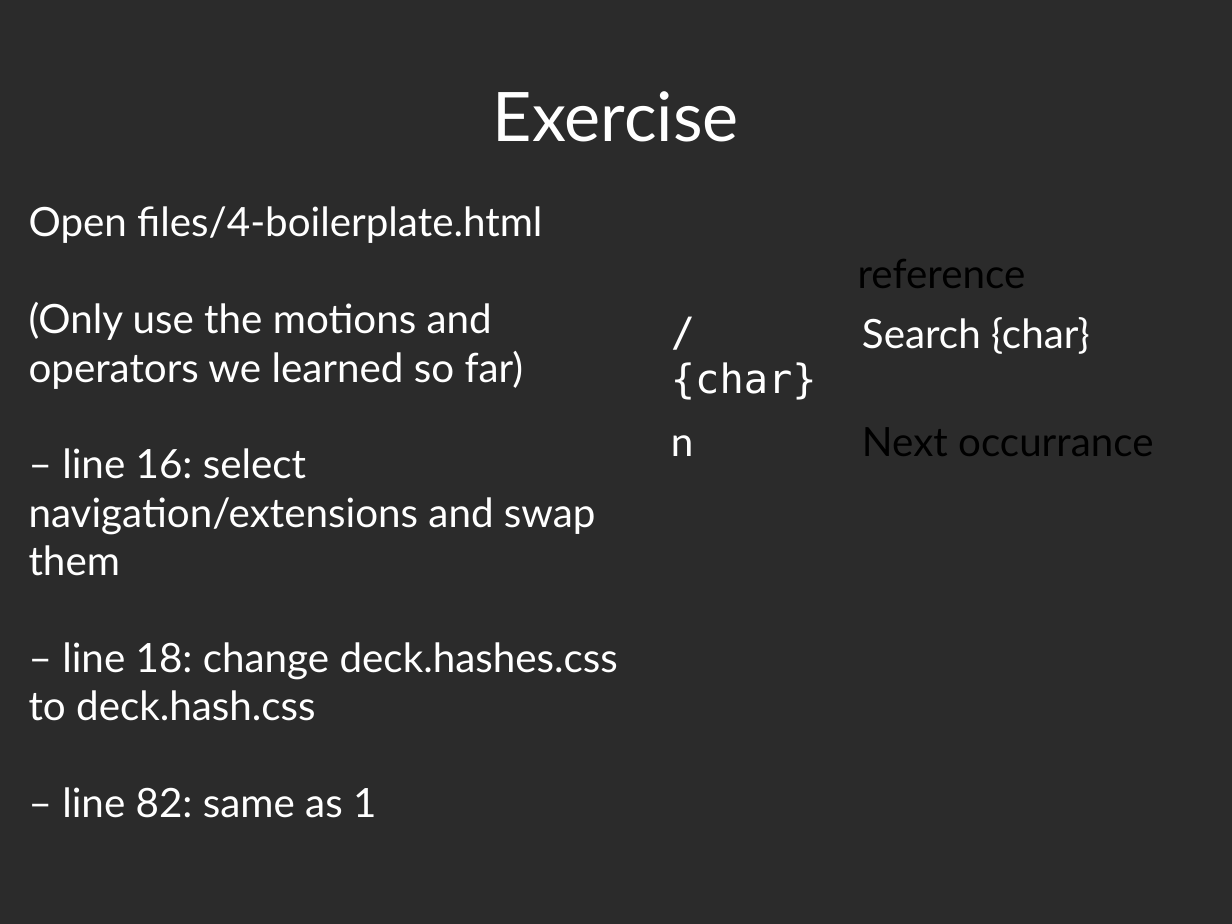
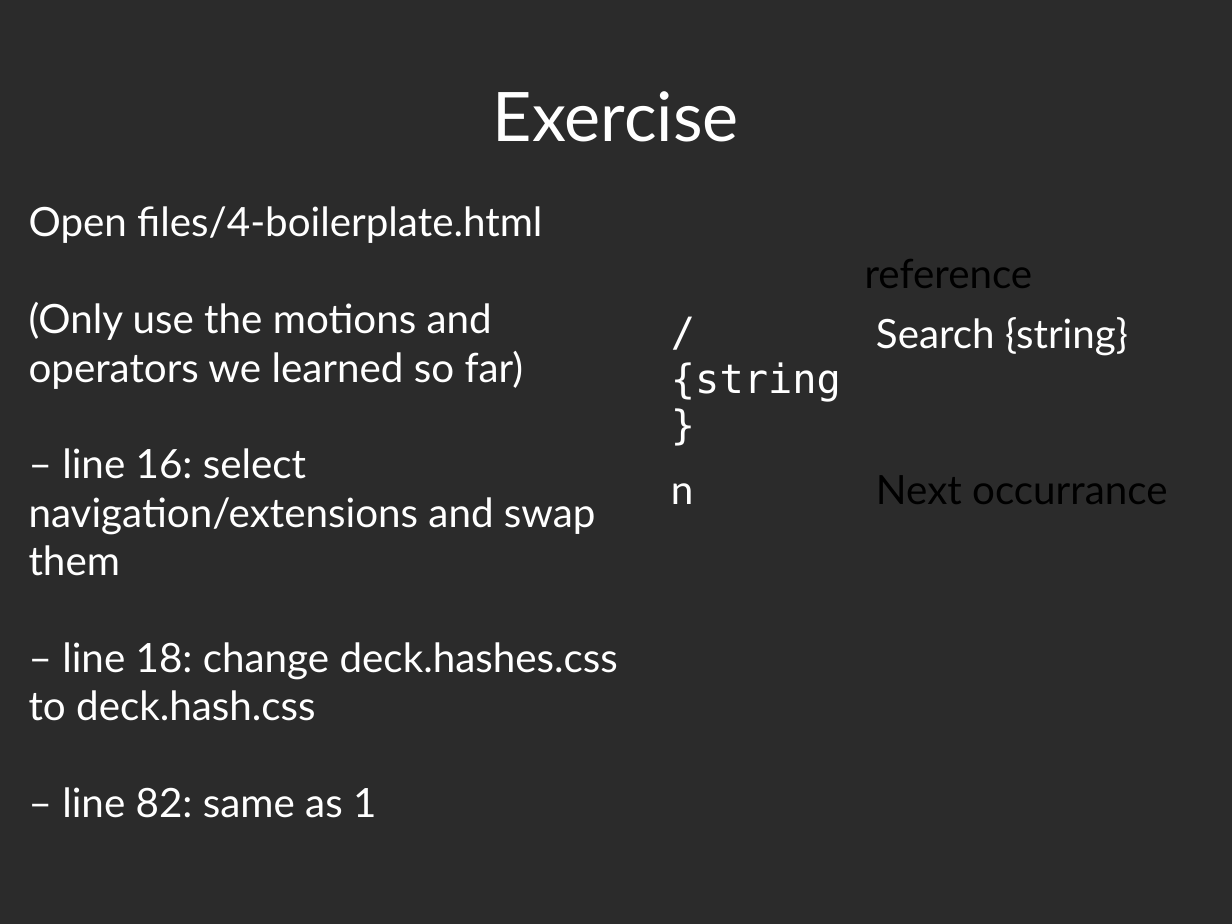
Before and after one commit to aswen/vim-workshop, a slide deck: slide 40 of presentation/vim.odp. Drawn at 1232x924 pixels with LibreOffice and Linux fonts; fonts in the diff are those of the drawing; background and template pictures are left out; a plain dark background stands for a picture behind light text. Boxes give left, top, right and bottom in pixels: in the first picture for what was removed or moved away, otherwise in the second. Text is boxed around its words. In the diff, an @@ line names an element or a change of style, - is before the commit and + after.

```diff
--- a/presentation/vim.odp
+++ b/presentation/vim.odp
@@ table at [661, 244, 1232, 508] @@
-row 2, column 1: /{char}
+row 2, column 1: /{string}
-row 2, column 2: Search {char}
+row 2, column 2: Search {string}
@@ table: place and size @@
-table at [661, 244, 1224, 481]
+table at [661, 244, 1232, 508]
```
Also in this commit, not shown: 4 other slides changed.
